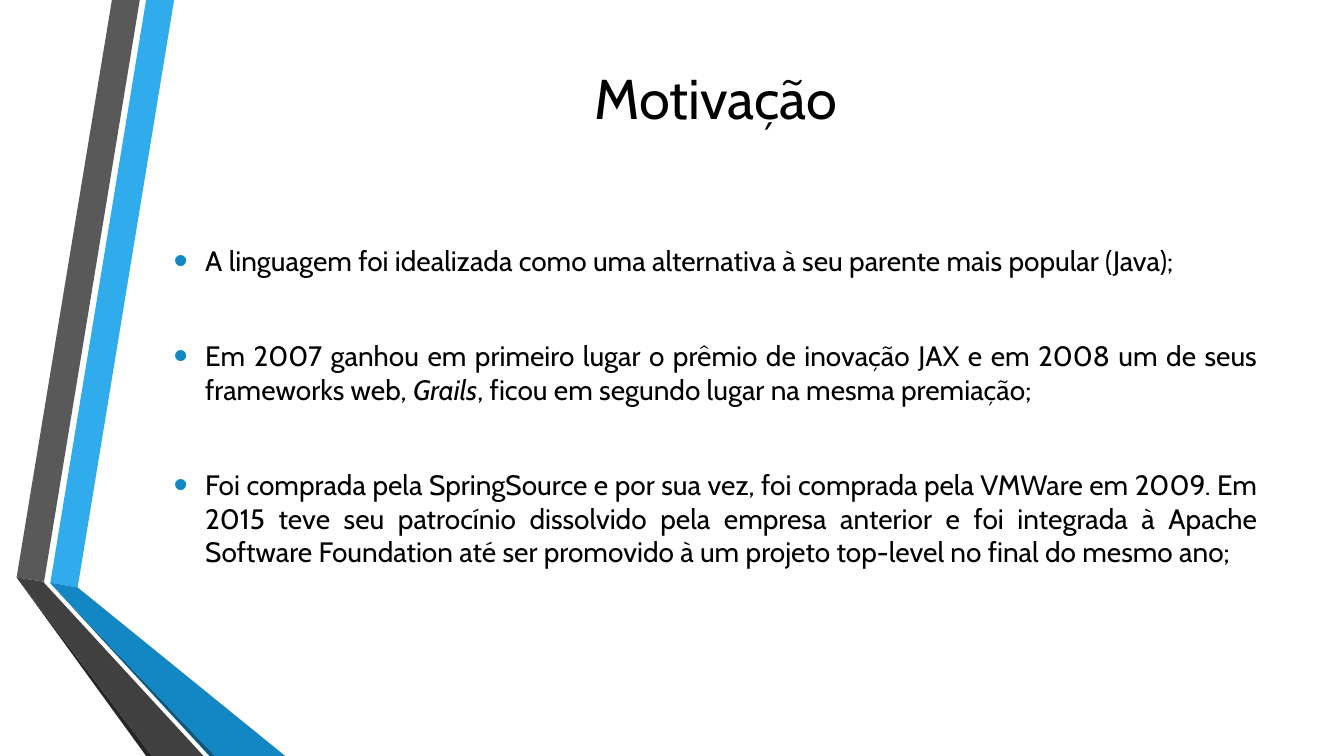
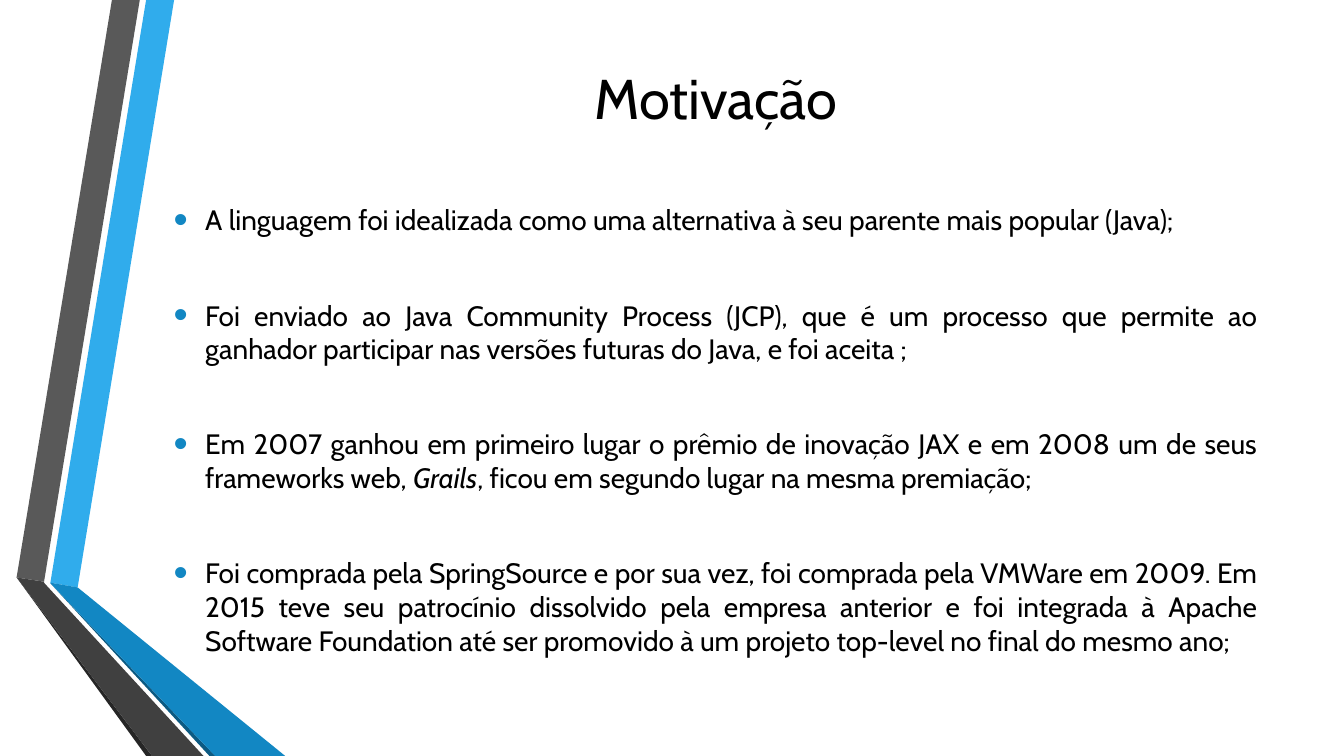
Before and after one commit to Sevzera/lp-cefet, a slide deck: slide 3 of Seminario/Apresentacao Groovy.pptx. Drawn at 1344x756 pixels with LibreOffice and Linux fonts; fonts in the diff are those of the drawing; background and template pictures are left out. Boxes give left, top, right and bottom in pixels: in the first picture for what was removed or moved away, otherwise in the second. Text is boxed around its words. In the diff, an @@ line names an element or a change of style, - is before the commit and + after.

```diff
--- a/Seminario/Apresentacao Groovy.pptx
+++ b/Seminario/Apresentacao Groovy.pptx
@@ text at <box>205,305,1257,366</box>: paragraph added @@
+• Foi enviado ao Java Community Process (JCP), que é um processo que permite ao ganhador participar nas versões futuras do Java, e foi aceita ;
```
Also in this commit, not shown: 1 other slide changed, 1 other file.
